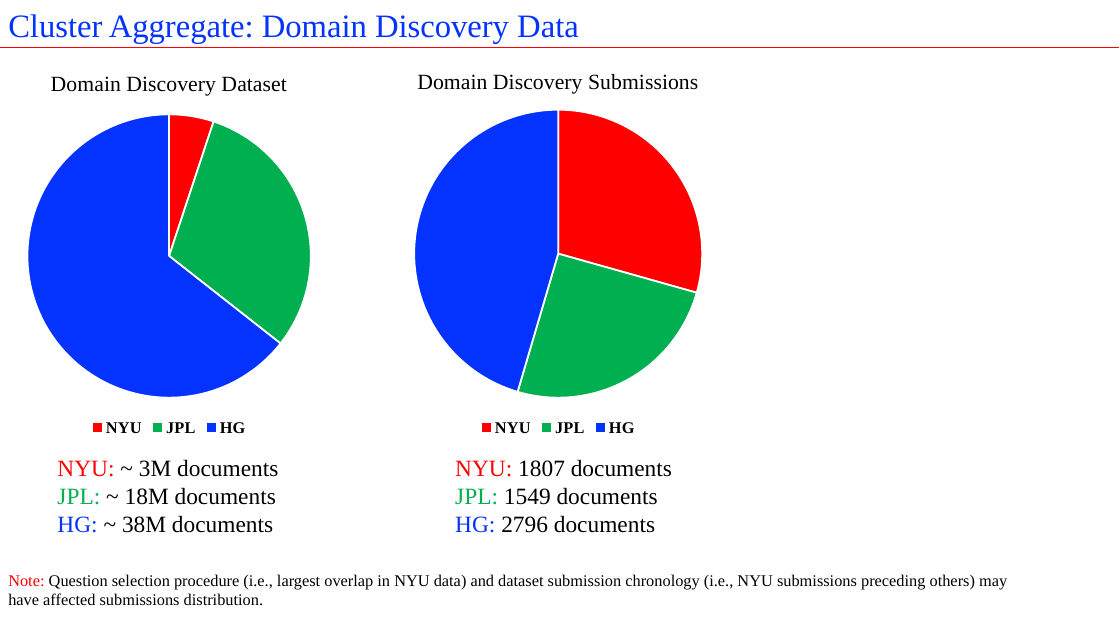
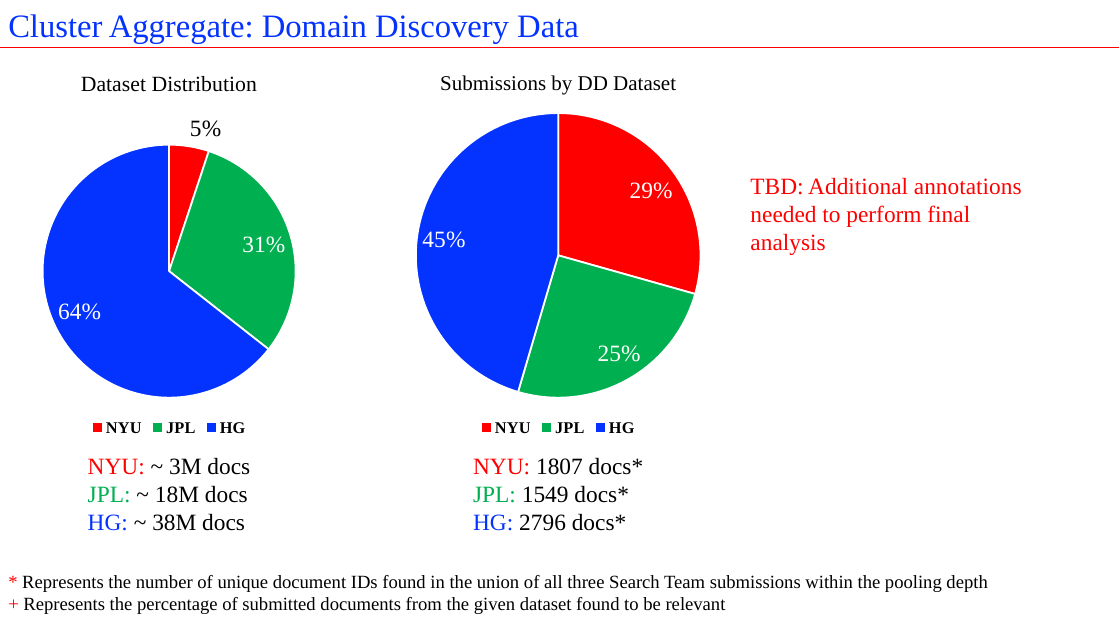
Before and after one commit to istresearch/qpr-fall-2016-eval, a slide deck: slide 35 of evaluation/Fall_2016_QPR_Post_Hoc.pptx (slide 30 before the commit). Drawn at 1120x630 pixels with LibreOffice and Linux fonts; fonts in the diff are those of the drawing. Boxes give left, top, right and bottom in pixels: in the first picture for what was removed or moved away, otherwise in the second. Text is boxed around its words. In the diff, an @@ line names an element or a change of style, - is before the commit and + after.

```diff
--- a/evaluation/Fall_2016_QPR_Post_Hoc.pptx
+++ b/evaluation/Fall_2016_QPR_Post_Hoc.pptx
@@ pie chart at (0,54,397,440) @@
@@ title "Domain Discovery Dataset " to "Dataset Distribution " @@
@@ data labels of Series 1 added @@
@@ pie chart at (331,54,786,440) @@
@@ title "Domain Discovery Submissions " to "Submissions by DD Dataset " @@
@@ data labels of Series 1 added @@
@@ text added at (750,177,1022,255), 20 pt, text #FF0000 @@
+TBD: Additional annotations needed to perform final analysis
@@ text at (88,457,250,531): text changed @@
-NYU: ~ 3M documents
-JPL: ~ 18M documents
-HG: ~ 38M documents
+NYU: ~ 3M docs
+JPL: ~ 18M docs
+HG: ~ 38M docs
@@ text at (473,457,643,531): text changed @@
-NYU: 1807 documents
-JPL: 1549 documents
-HG: 2796 documents
+NYU: 1807 docs*
+JPL: 1549 docs*
+HG: 2796 docs*
@@ text removed at (8,574,1007,605) @@
-Note: Question selection procedure (i.e., largest overlap in NYU data) and dataset submission chronology (i.e., NYU submissions preceding others) may have affected submissions distribution.
@@ text added at (22,575,987,614), 16 pt, text #000000 @@
+* Represents the number of unique document IDs found in the union of all three Search Team submissions within the pooling depth
++ Represents the percentage of submitted documents from the given dataset found to be relevant
```
Also in this commit, not shown: 29 other slides changed, 9 slides added, 2 other files.
